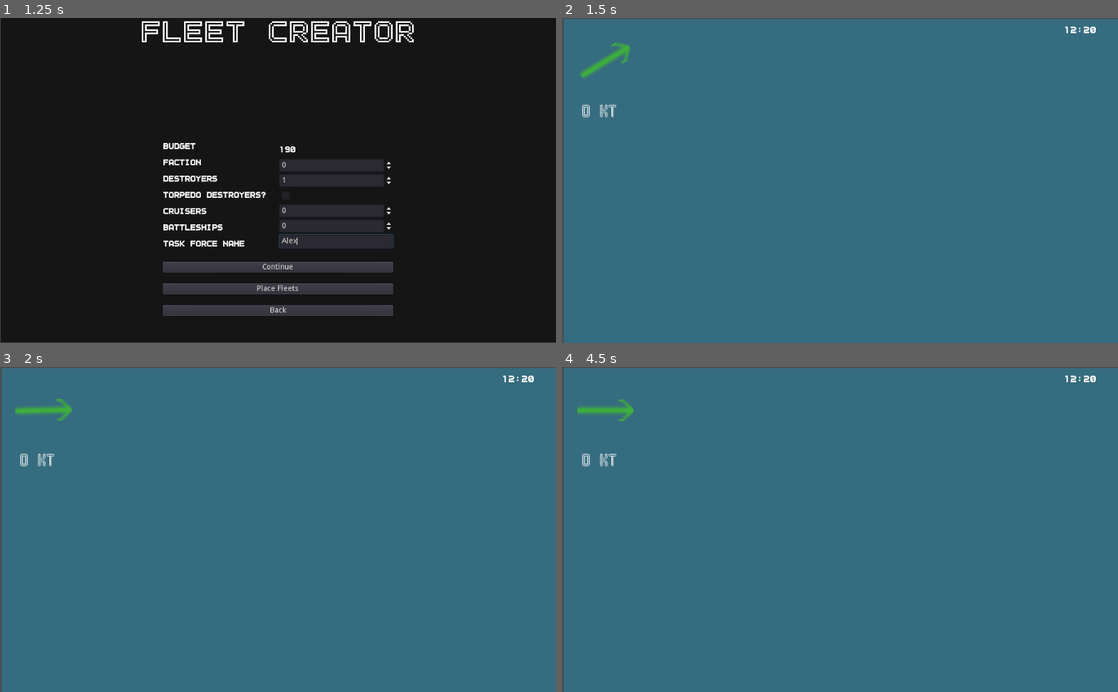
Above: before the commit, frames 1-4 (two rows, left to right).
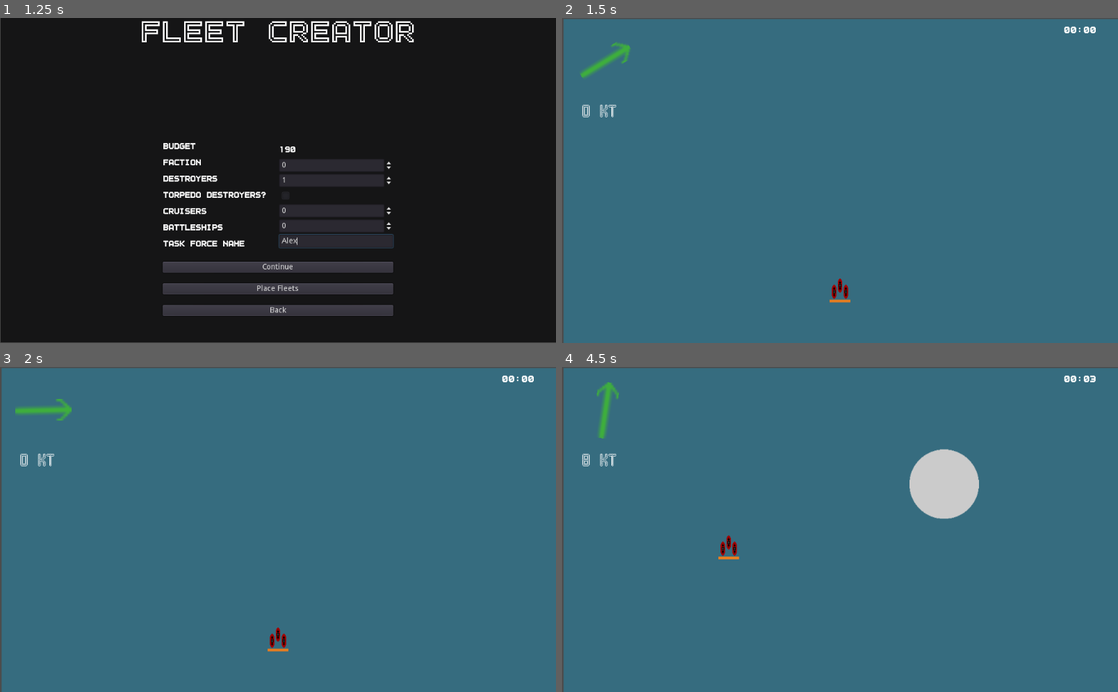
Above: after the commit, the same moments.

Repository: peter-shaw-benson/naval-game
Game: Godot game, scene res://gui/AdvancedFleetMaker.tscn
Same seed, same stepped clock (60 frames per second), same inputs: the game is played once before the commit and once after it. This scene is started directly instead of the project's main scene.
Inputs (mouse positions are in pixels of both pictures, inside the frame that each line leads up to):
- Up to frame 1 (1.25 s): click (333, 242) at 0.52 s; type "Alex" at 0.6 s
- Up to frame 2 (1.5 s): click "Place Fleets" at 1.25 s
- Up to frame 3 (2 s): no input
- Up to frame 4 (4.5 s): move the mouse to (617, 461) at 2.02 s; hold B (stop) 2.03-2.78 s; click (617, 461) at 2.17 s; move the mouse to (728, 545) at 2.77 s; tap X (bomb) at 2.85 s; click (728, 545) at 2.92 s; tap B (stop) at 3.05, 3.8 s; tap Enter at 3.5 s; move the mouse to (895, 458) at 3.52 s; hold F (fighter) 3.53-4.28 s; click (895, 458) at 3.67 s; tap Space (pause_game) at 4.25 s; move the mouse to (812, 594) at 4.27 s; tap Q (patrol) at 4.35 s; click (812, 594) at 4.42 s

Frame 1 is identical in both runs. In frame 2, 0.2% of the frame differs, in the area x 48-95%, y 2-88%; in frame 3, 0.2%; in frame 4, 2.8%, in the area x 2-96%, y 2-60%.
Error before the commit: Parse Error: The identifier "loss_text" isn't declared in the current scope. (res://Game)

Commit message:
added capabilities for burning, not fully integrated

Diff:
--- a/Entities/Ships/Ship.gd
+++ b/Entities/Ships/Ship.gd
@@ -12,13 +12,25 @@
 	"hangar": 0.06
 }
 
+var subsystems_damaged = []
+
 var damaged_rudder = false
 var damaged_engine = false
+var burning = false
 
 func set_name(ship_name):
 	self.ship_name = ship_name
 
 func get_name(): return self.ship_name
+
+func on_fire():
+	return burning
+
+func get_most_recent_damage():
+	if subsystems_damaged.size() > 0:
+		return subsystems_damaged.last()
+	else:
+		return "healthy"
 
 func _to_string():
 	var s = ""
@@ -39,6 +51,8 @@
 		if weapons_list.size() > 0:
 			weapons_list.remove(randi() % weapons_list.size())
 
+		subsystems_damaged.append("battery")
+
 		emit_signal("hit_subsystem", "battery")
 
 		# decreases turn weight on rudder hit
@@ -50,6 +64,8 @@
 			# decrease turn speed
 		self.turn_weight = self.turn_weight / 2
 
+		subsystems_damaged.append("rudder")
+
 		damaged_rudder = true
 		emit_signal("hit_subsystem", "rudder")
 
@@ -60,7 +76,9 @@
 		damage_result *= 1.5
 
 			# decrease turn speed
-		self.speed = self.speed * 0.9
+		self.speed = self.speed * 0.8
+
+		subsystems_damaged.append("engine")
 
 		damaged_engine = true
 		emit_signal("hit_subsystem", "engine")
@@ -70,6 +88,9 @@
 		damage_result *= 1.2
 
 		self.armor *= 0.8
+
+		subsystems_damaged.append("armor")
+
 		emit_signal("hit_subsystem", "armor")
 
 	return damage_result
--- a/Game Map/Map 2.gd
+++ b/Game Map/Map 2.gd
@@ -236,7 +236,7 @@
 func _on_ship_lost(ship: Ship):
 	#var loss_text = ship.get_name() + " lost to Enemy Action!"
 
-	get_node("Ship Funeral/Ship Text").text = loss_text
+	get_node("Ship Funeral/Ship Text").text = "loss_text"
 
 	#get_node("Ship Funeral").popup()
 	#get_node("Ship Popup Timer").start()
--- a/Squad/ShipSquadron.gd
+++ b/Squad/ShipSquadron.gd
@@ -1,5 +1,7 @@
 extends "res://Squad/CombatUnitsWrapper.gd"
 class_name ShipSquadron
+
+var Fire = preload("res://Weapons/Fire.gd")
 
 signal new_course_change(current_target, placement)
 signal reached_target()
@@ -17,6 +19,11 @@
 var current_enemy_squadron: CombatUnitsWrapper
 var ship_dict
 
+# fire stuff
+var burning_ships = []
+var ongoing_fire = Fire.new()
+var burning_animation = false
+
 # Called when the node enters the scene tree for the first time.
 func _ready():
 
@@ -34,12 +41,12 @@
 	#get_node("ArmorBar").set_max(get_total_armor())
 
 	self.update_healthbar()
-	#self.update_armorbar()
 
 	last_button = ""
 
 	# Make sure it doesn't crash until we're done placing
 	get_node("IslandCollision").disabled = true
+
 
 	self.deselect()
 
@@ -299,16 +306,15 @@
 		# setting this to false until we fix t crossing
 		damaged_ship.damage(weapon, false, distance_to_squad, enemy_stopped)
 
-		if damaged_ship.get_health() <= 0:
-			emit_signal("ship_lost", damaged_ship)
-			units.remove(damage_index)
-
-			# update weapon list
-			self.weapon_dict = construct_weapon_dict()
-
-			if len(units) <= 0:
-				emit_signal("squadron_lost", self, current_enemy_squadron)
-				print("ship sqaudron lost")
+		if damaged_ship.on_fire():
+			burning_ships.append(damaged_ship)
+
+			# display in squad status?
+
+		if damaged_ship.get_most_recent_damage() != "healthy":
+			on_subsystem_damage(damaged_ship.get_most_recent_damage())
+
+		check_ship_removal(damaged_ship, damage_index)
 
 		# update speed / weapon stuff
 		base_speed = get_min_speed()
@@ -321,6 +327,25 @@
 
 	emit_signal("update_squad_info", get_squad_info(), get_total_health())
 
+func check_ship_removal(damaged_ship, damage_index):
+	if damaged_ship.get_health() <= 0:
+		emit_signal("ship_lost", damaged_ship)
+		units.remove(damage_index)
+
+		if damaged_ship in burning_ships:
+			burning_ships.remove(burning_ships.find(damaged_ship))
+
+			if burning_ships.size() == 0:
+
+				burning_animation = false
+
+			# update weapon list
+		self.weapon_dict = construct_weapon_dict()
+
+		if len(units) <= 0:
+			emit_signal("squadron_lost", self, current_enemy_squadron)
+			print("ship sqaudron lost")
+
 func shoot_guns(weapon_shooting_list, enemy_squadron, _stopped=false):
 
 	if enemy_squadron:
@@ -334,6 +359,12 @@
 	for f in weapon_dict:
 		if current_shot_count % int(f) == 0:
 			shoot_guns(weapon_dict[f], current_enemy_squadron)
+
+	if burning_ships.size() > 0:
+		for ship in burning_ships:
+			ship.damage(ongoing_fire, false, 0, true)
+
+			check_ship_removal(ship, units.find(ship))
 
 func show_attack_damage(old_health, new_health):
 	#print("showing attack damage: " + str(old_health) + "\t" + str(new_health))
--- a/Squad/Squadron.tscn
+++ b/Squad/Squadron.tscn
@@ -9,6 +9,7 @@
 [ext_resource path="res://art/Squadron Sprites 2/sprite_5.png" type="Texture" id=7]
 [ext_resource path="res://Miscellaneous/Detection Area.tscn" type="PackedScene" id=8]
 [ext_resource path="res://gui/StatusPopups.tscn" type="PackedScene" id=9]
+[ext_resource path="res://art/themes/fire.tres" type="StyleBox" id=10]
 
 [sub_resource type="SpriteFrames" id=1]
 animations = [ {
@@ -32,9 +33,6 @@
 
 [sub_resource type="RectangleShape2D" id=3]
 extents = Vector2( 27.15, 31.3493 )
-
-[sub_resource type="StyleBoxFlat" id=4]
-bg_color = Color( 0.105882, 0.764706, 0.164706, 1 )
 
 [sub_resource type="StyleBoxFlat" id=5]
 bg_color = Color( 0.12549, 0.12549, 0.12549, 1 )
@@ -75,7 +73,7 @@
 margin_top = 34.0
 margin_right = 31.0
 margin_bottom = 41.0
-custom_styles/fg = SubResource( 4 )
+custom_styles/fg = ExtResource( 10 )
 custom_styles/bg = SubResource( 5 )
 value = 50.0
 percent_visible = false
--- /dev/null
+++ b/Weapons/Fire.gd
@@ -0,0 +1,19 @@
+extends "res://Weapons/Weapon.gd"
+
+var weapon_stats = {
+	"max_range": 10,
+	"fire_rate": 1,
+	"damage": 0.2,
+	"piercing": 20,
+	"armor_damage": 0.2,
+	"anti_air": 0,
+	"base_accuracy": 10,
+	"accuracy_gain": 0.03
+}
+
+func _init():
+
+	self.init(weapon_stats["max_range"], \
+	weapon_stats["fire_rate"], weapon_stats["damage"], weapon_stats["piercing"], \
+	weapon_stats["armor_damage"], weapon_stats["anti_air"], \
+	weapon_stats["base_accuracy"], weapon_stats["accuracy_gain"])
--- /dev/null
+++ b/art/themes/fire.tres
@@ -0,0 +1,4 @@
+[gd_resource type="StyleBoxFlat" format=2]
+
+[resource]
+bg_color = Color( 0.901961, 0.494118, 0.133333, 1 )
